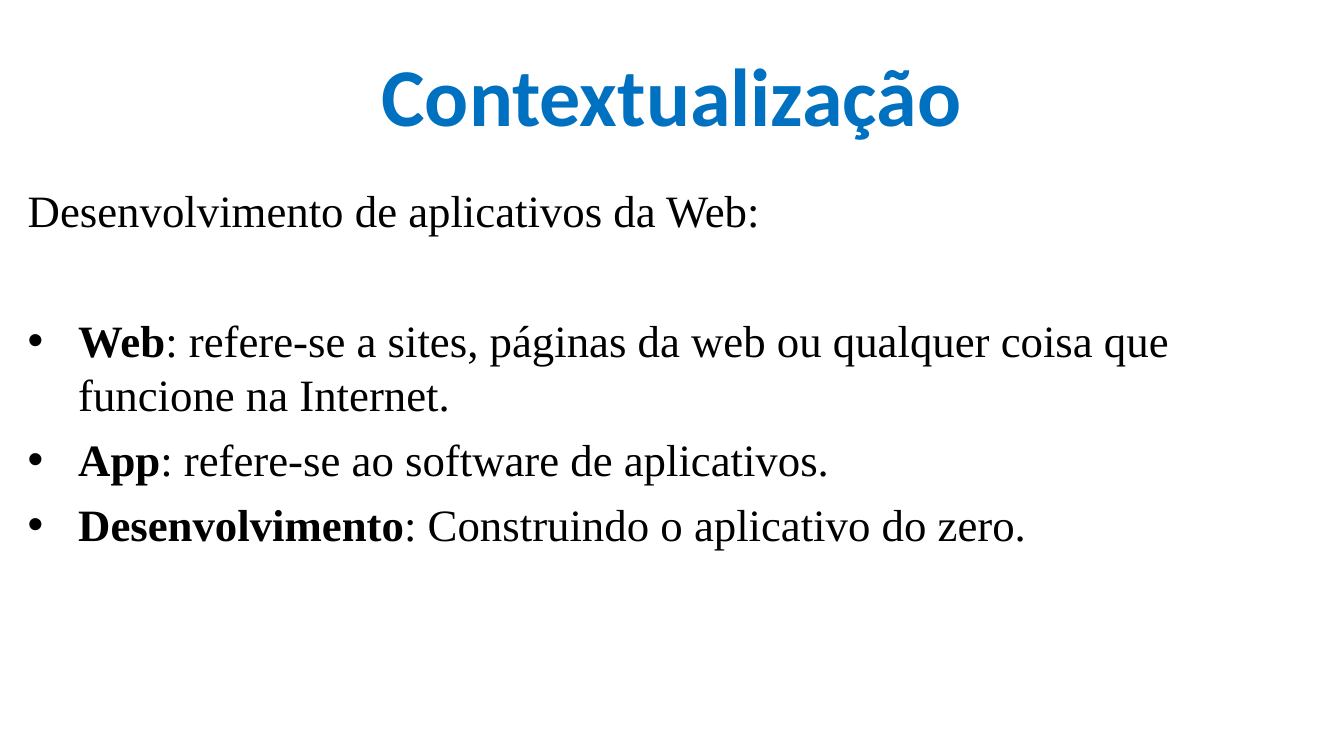
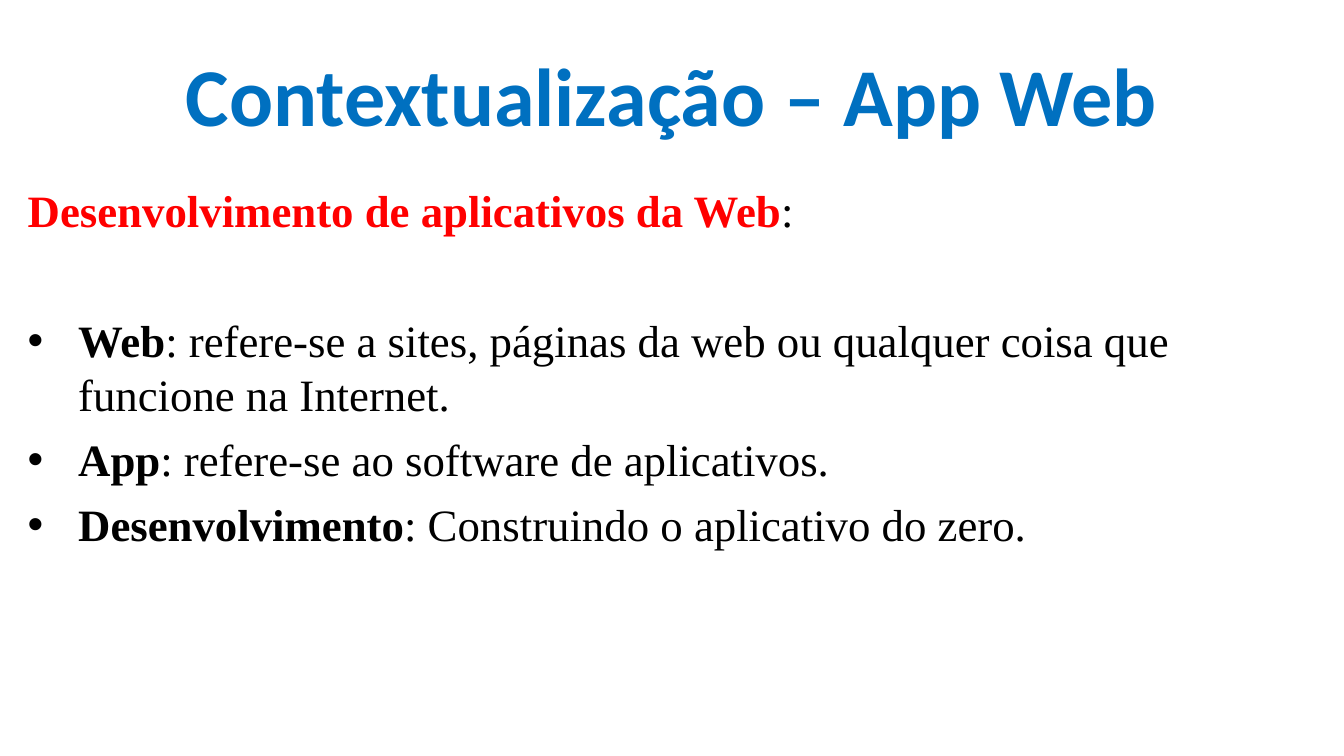
Before and after one commit to CloudEducationBrazil/WydenDesenvolvimentoWebPHP, a slide deck: slide 4 of 01 Classes/Aula 01 Desenvolvimento Web Caracterização.pptx. Drawn at 1344x756 pixels with LibreOffice and Linux fonts; fonts in the diff are those of the drawing; background and template pictures are left out. Boxes give left, top, right and bottom in pixels: in the first picture for what was removed or moved away, otherwise in the second. Text is boxed around its words. In the diff, an @@ line names an element or a change of style, - is before the commit and + after.

```diff
--- a/01 Classes/Aula 01 Desenvolvimento Web Caracterização.pptx
+++ b/01 Classes/Aula 01 Desenvolvimento Web Caracterização.pptx
@@ title at bbox=[186, 68, 1157, 140]: text changed @@
-Contextualização
+Contextualização – App Web
@@ text at bbox=[28, 196, 794, 237]: text colour #000000 to #FF0000, bold on in "Desenvolvimento de aplicativos da Web:" @@
```
Also in this commit, not shown: 3 other slides changed, 1 slide added, 2 other files.
